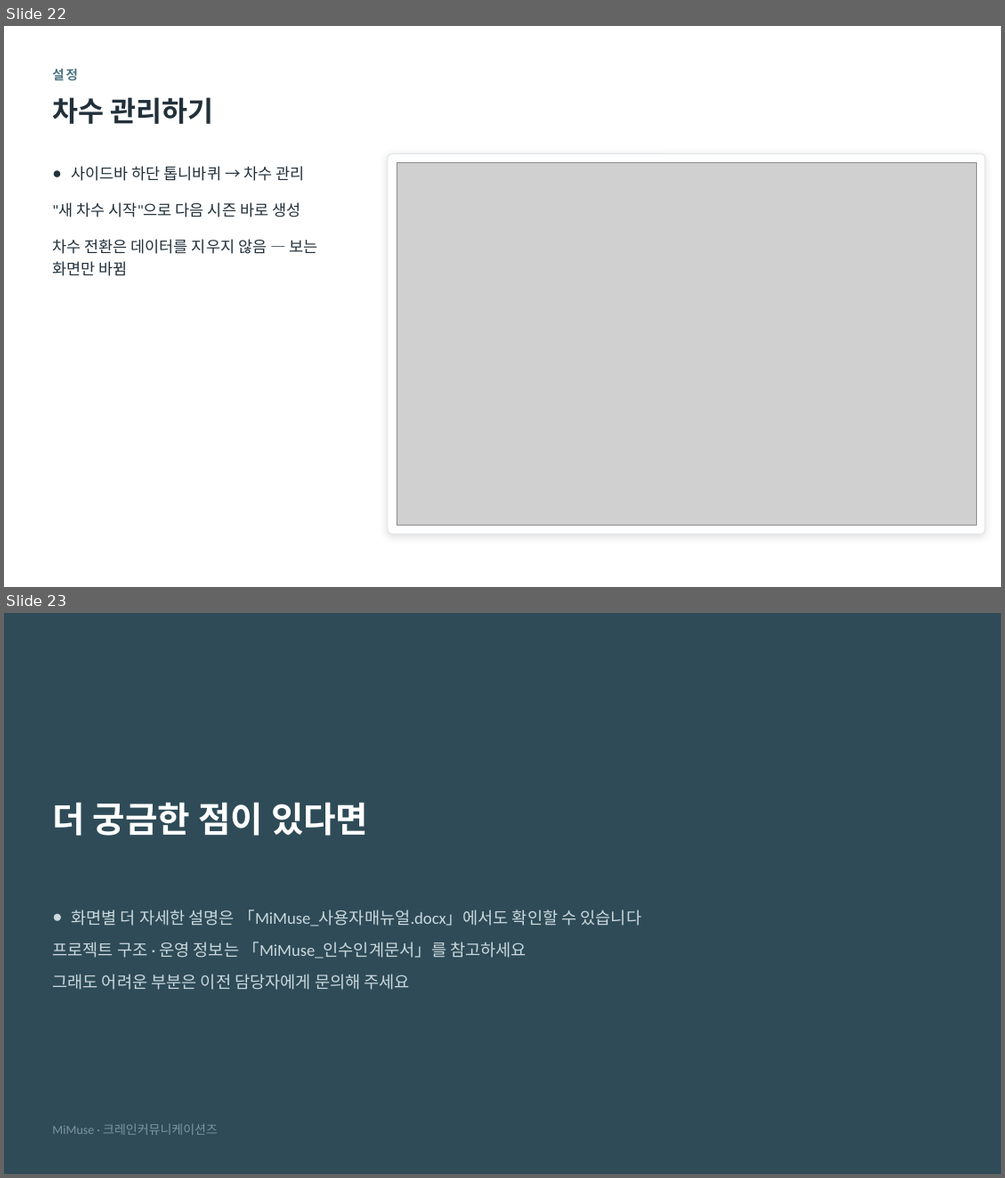
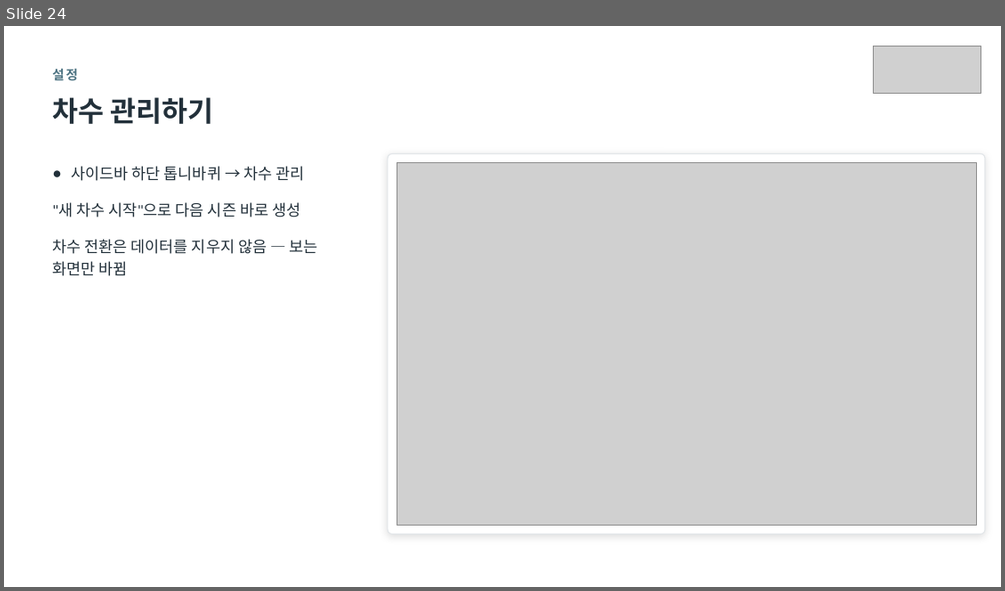
Before and after one commit to kaydeeloka/collab-net, a slide deck: docs/MiMuse_사용자매뉴얼.pptx. Shown one above the other, each under a label of ours: slides 22 and 23 before the commit, slide 24 after it. The pictures are 1005x1178 and 1005x591 pixels, drawn with LibreOffice and Linux fonts; fonts in the diff are those of the drawing; grey boxes stand for pictures. Boxes give left, top, right and bottom in pixels: in the first picture for what was removed or moved away, otherwise in the second. Text is boxed around its words. In the diff, an @@ line names an element or a change of style, - is before the commit and + after.

```diff
--- a/docs/MiMuse_사용자매뉴얼.pptx
+++ b/docs/MiMuse_사용자매뉴얼.pptx
@@ slide 23 removed at box(4, 613, 1001, 1174), background #2E4B57 @@
@@ text removed at box(52, 802, 368, 835) @@
-더 궁금한 점이 있다면
@@ text removed at box(52, 909, 642, 989) @@
-● 화면별 더 자세한 설명은 「MiMuse_사용자매뉴얼.docx」에서도 확인할 수 있습니다
-프로젝트 구조 · 운영 정보는 「MiMuse_인수인계문서」를 참고하세요
-그래도 어려운 부분은 이전 담당자에게 문의해 주세요
@@ text removed at box(52, 1123, 218, 1135) @@
-MiMuse · 크레인커뮤니케이션즈
@@ what was slide 22 is now slide 24 @@
@@ slide 24 changed as well @@
@@ picture added at box(873, 46, 980, 93) @@
```
Also in this commit, not shown: 19 other slides changed, 5 slides added, 1 other slide removed, 21 other files.
